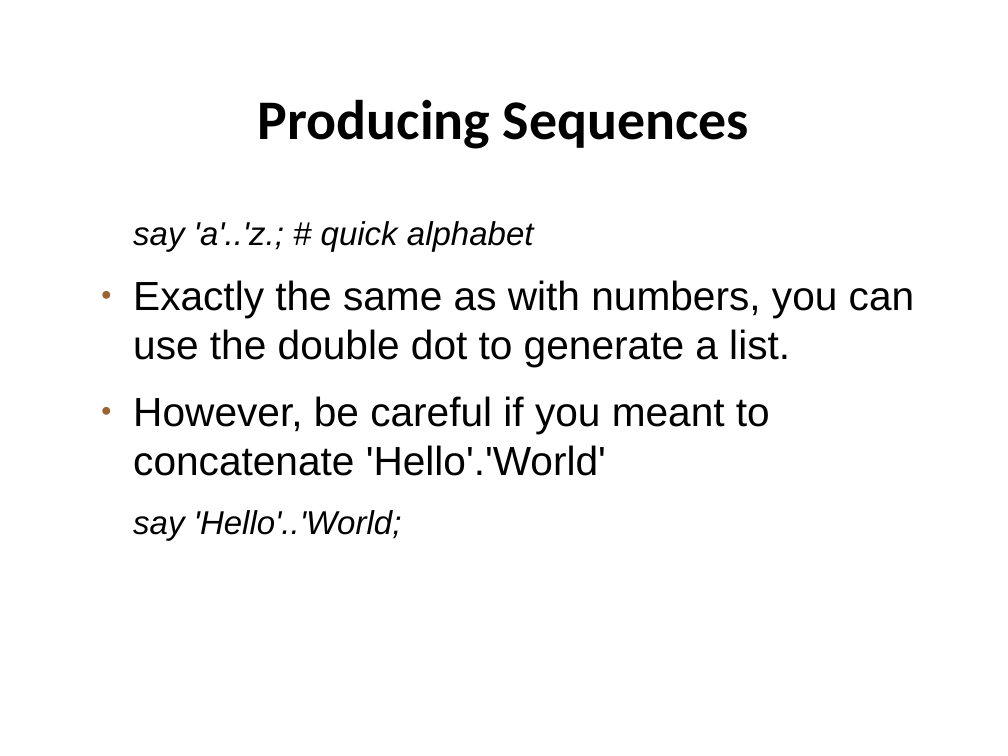
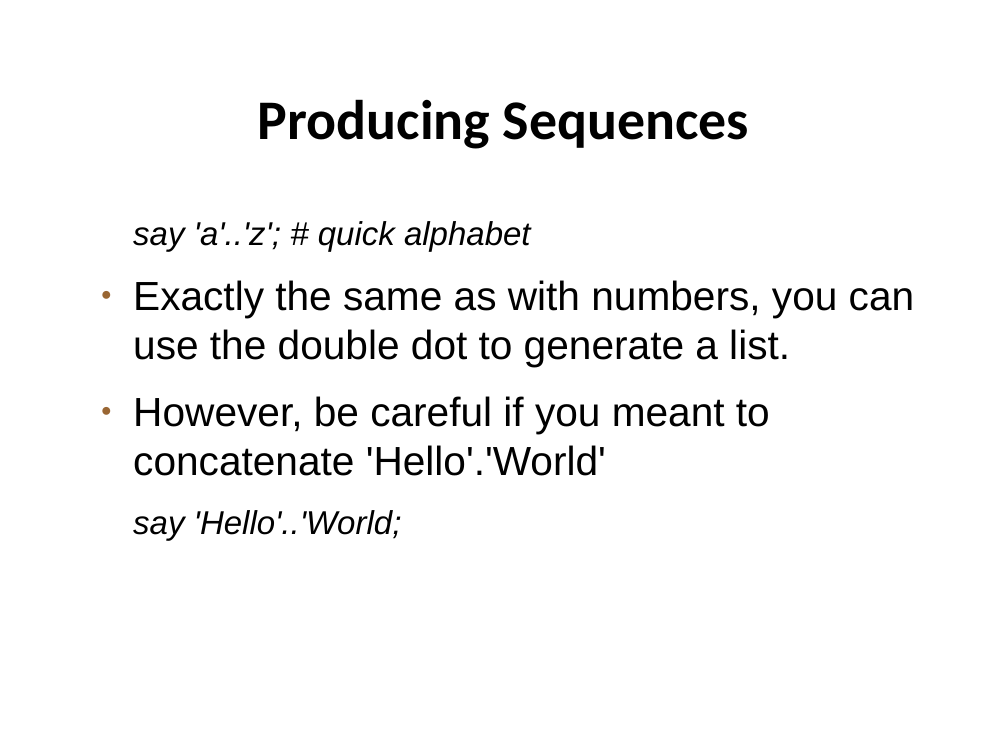
Before and after one commit to setitesuk/presentations, a slide deck: slide 20 of perl_course/03-variables_and_data_structures/variables_data_structures.odp. Drawn at 1008x756 pixels with LibreOffice and Linux fonts; fonts in the diff are those of the drawing; background and template pictures are left out. Boxes give left, top, right and bottom in pixels: in the first picture for what was removed or moved away, otherwise in the second. Text is boxed around its words. In the diff, an @@ line names an element or a change of style, - is before the commit and + after.

```diff
--- a/perl_course/03-variables_and_data_structures/variables_data_structures.odp
+++ b/perl_course/03-variables_and_data_structures/variables_data_structures.odp
@@ text at box(133, 221, 531, 252): text changed @@
-say 'a'..'z.; # quick alphabet
+say 'a'..'z'; # quick alphabet
```
Also in this commit, not shown: 1 other slide changed, 1 slide removed, 3 other files.
